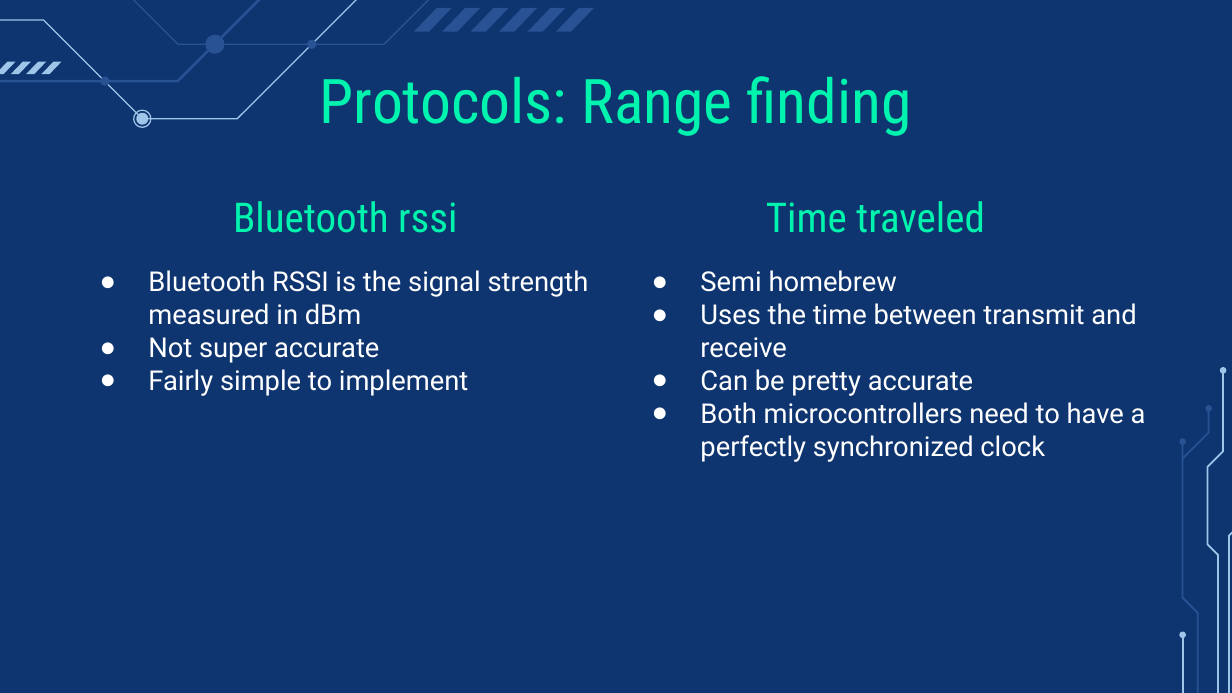
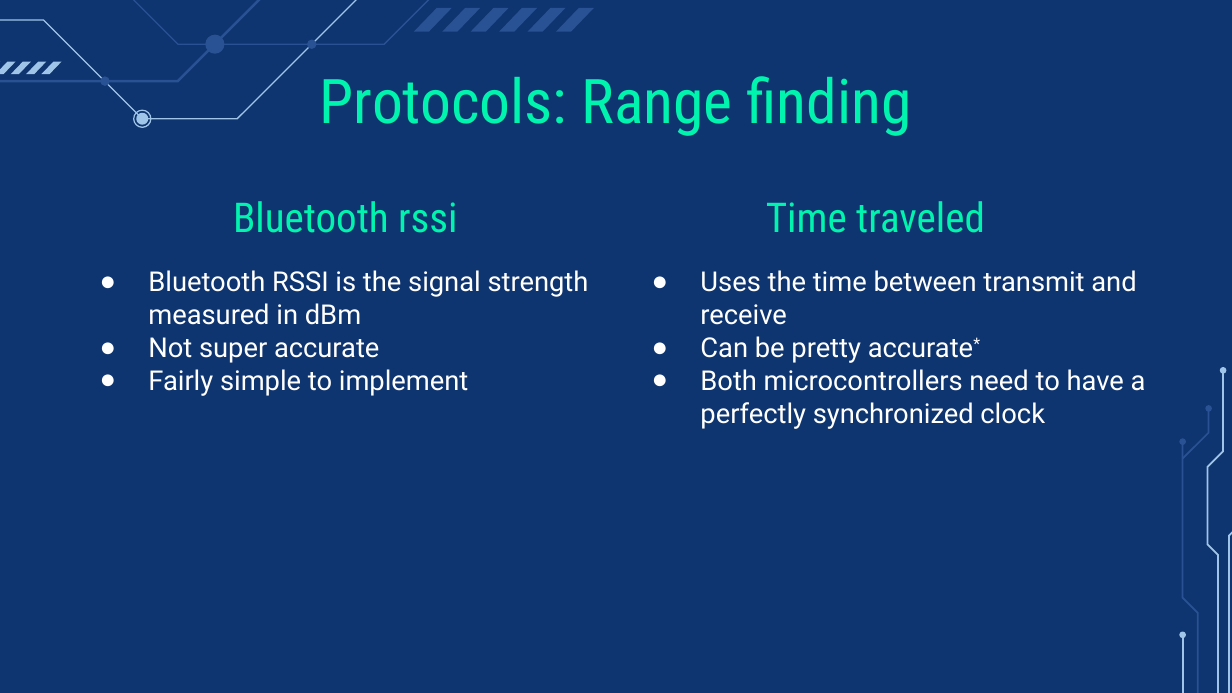
Before and after one commit to Hanover-CS/HC23-Isaac-Bevis-Senior-Project, a slide deck: slide 19 of Presentation/CS461 Proposal.pptx (slide 18 before the commit). Drawn at 1232x693 pixels with LibreOffice and Linux fonts; fonts in the diff are those of the drawing. Boxes give left, top, right and bottom in pixels: in the first picture for what was removed or moved away, otherwise in the second. Text is boxed around its words. In the diff, an @@ line names an element or a change of style, - is before the commit and + after.

```diff
--- a/Presentation/CS461 Proposal.pptx
+++ b/Presentation/CS461 Proposal.pptx
@@ subtitle at [700,270,897,292]: paragraph removed @@
-● Semi homebrew
@@ subtitle at [700,336,973,363]: text changed @@
-● Can be pretty accurate
+● Can be pretty accurate*
```
Also in this commit, not shown: 3 other slides changed, 1 slide added.
